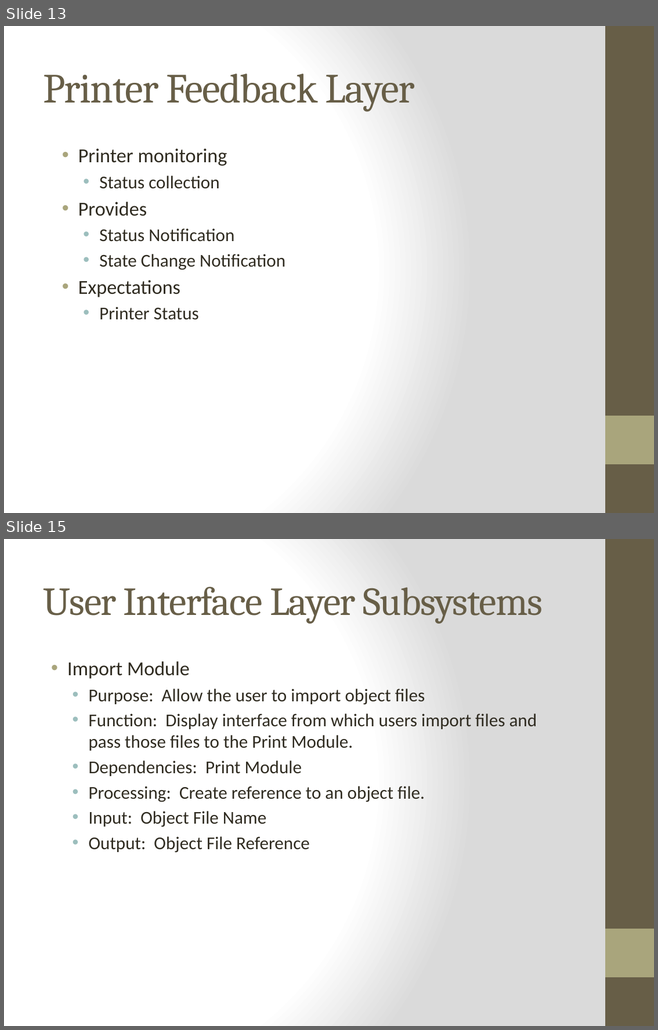
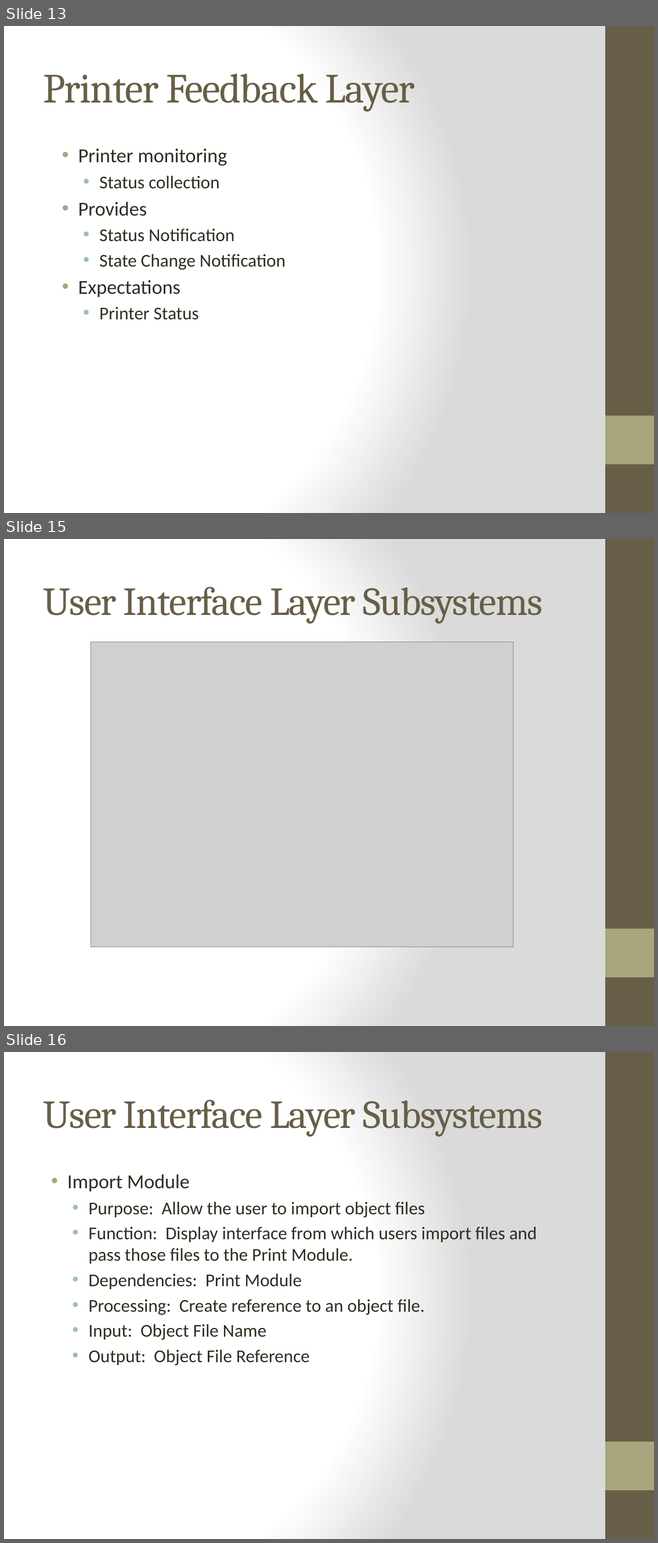
Before and after one commit to qpHalcy0n/SRDesign, a slide deck: ADS Gate Review/Team Ink3d ADS.pptx. Shown one above the other, each under a label of ours: slides 13 and 15 before the commit, slides 13, 15 and 16 after it; the slides between them are not shown. The pictures are 658x1030 and 658x1543 pixels, drawn with LibreOffice and Linux fonts; fonts in the diff are those of the drawing; grey boxes stand for pictures. Boxes give left, top, right and bottom in pixels: in the first picture for what was removed or moved away, otherwise in the second. Text is boxed around its words. In the diff, an @@ line names an element or a change of style, - is before the commit and + after.

```diff
--- a/ADS Gate Review/Team Ink3d ADS.pptx
+++ b/ADS Gate Review/Team Ink3d ADS.pptx
@@ slide 15 added at (x1=4, y1=539, x2=654, y2=1026), background gradient #FFFFFF to #DADADA; not listed: 2 template elements that a slide beside it also shows @@
@@ title added at (x1=43, y1=587, x2=542, y2=624), 44 pt, text #675E47 @@
+User Interface Layer Subsystems
@@ picture added at (x1=90, y1=642, x2=513, y2=947) @@
@@ what was slide 15 is now slide 16 @@
```
Also in this commit, not shown: 1 slide changed, 5 other slides added, 1 other file.
